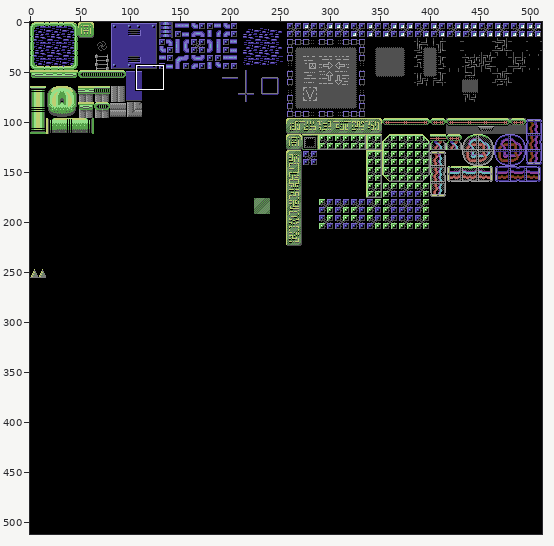
File history of a sprite sheet, assets/graphics/tilesets/Tileset.png. The first picture is a wide view before the edit; the outline marks the close-up.
Close-up. Earlier state:
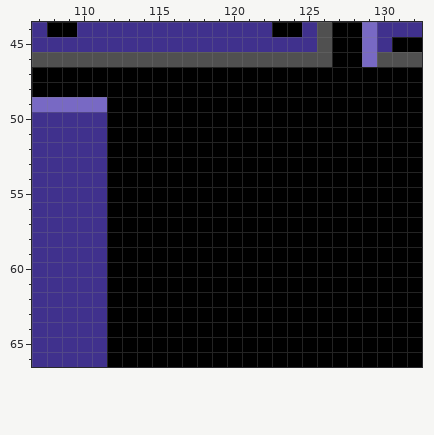
The file is 512x512 pixels. Shown: x 107..132, y 44..66. The commit also changed other parts of the picture, which this record leaves out.
The same view after the edit:
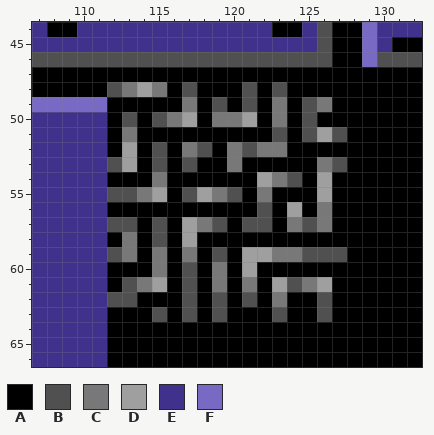
Palette (. is transparent): A #000000  B #505050  C #787878  D #9f9f9f  E #40318d  F #7869c4
Changes in this commit:
The edit turns colour A into colour B in row 48 at x 112, 117, 121 and 123; in row 49 at x 119, 121 and 125; in row 50 at x 113, 115 and 125; in row 51 at x 123, 125 and 127; in row 52 at x 115, 118 and 121; in row 53 at x 112, 115, 117 and 127.
The edit turns colour A into colour B in row 54 at x 124; in row 55 at x 112 to 113, 117 and 120; in row 56 at x 122; in row 57 at x 112 to 113, 115, 119, 121 to 122 and 125; in row 58 at x 115; in row 59 at x 112, 119 and 125 to 127.
The edit turns colour A into colour B in row 60 at x 117; in row 61 at x 113, 117 and 124; in row 62 at x 112 to 113, 117, 119, 121 and 126; in row 63 at x 115, 117, 119, 123 and 126.
The edit turns colour A into colour C in row 48 at x 113 and 115; in row 49 at x 117, 123 and 126; in row 50 at x 116, 119 to 120 and 123; in row 51 at x 113; in row 52 at x 117, 120 and 122 to 123; in row 53 at x 120 and 126.
The edit turns colour A into colour C in row 54 at x 115 and 123; in row 55 at x 114, 119 and 122; in row 56 at x 126; in row 57 at x 118, 124 and 126; in row 58 at x 113; in row 59 at x 113, 115, 117 and 123 to 124.
The edit turns colour A into colour C in row 60 at x 115 and 119; in row 61 at x 114, 119, 121 and 125; in row 62 at x 123.
The edit turns colour A into colour D in row 48 at x 114; in row 50 at x 117 and 121; in row 51 at x 126; in rows 52 to 53 at x 113; in row 54 at x 122 and 126; in row 55 at x 115, 118 and 126.
The edit turns colour A into colour D in row 56 at x 124; in rows 57 to 58 at x 117; in row 59 at x 121 to 122; in row 60 at x 121; in row 61 at x 115, 123 and 126.
